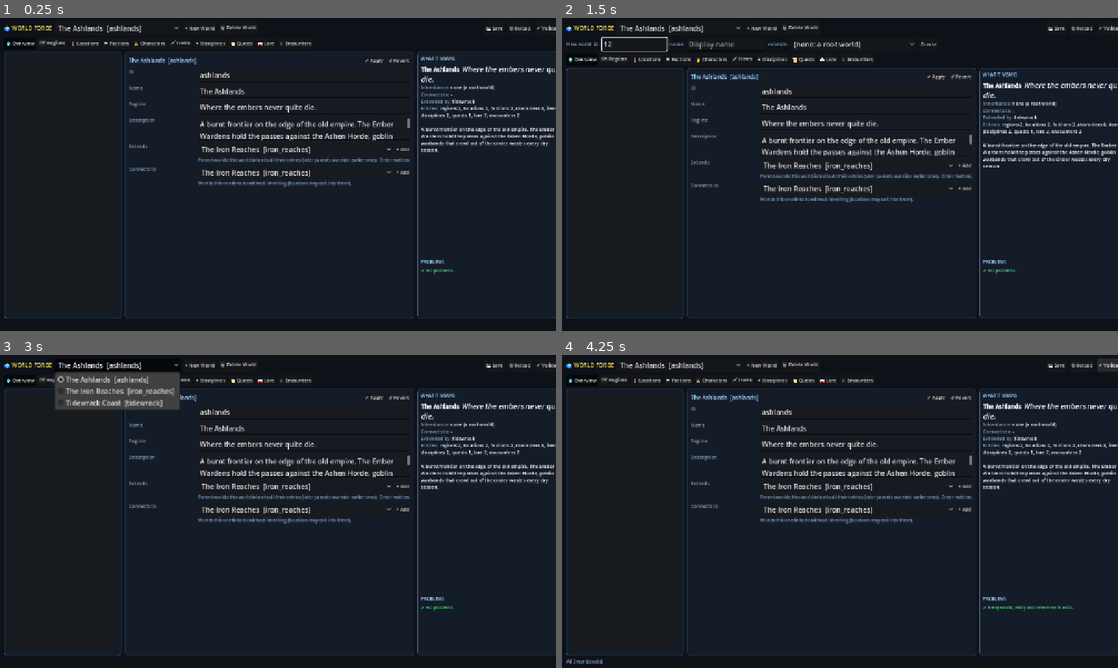
Above: before the commit, frames 1-4 (two rows, left to right).
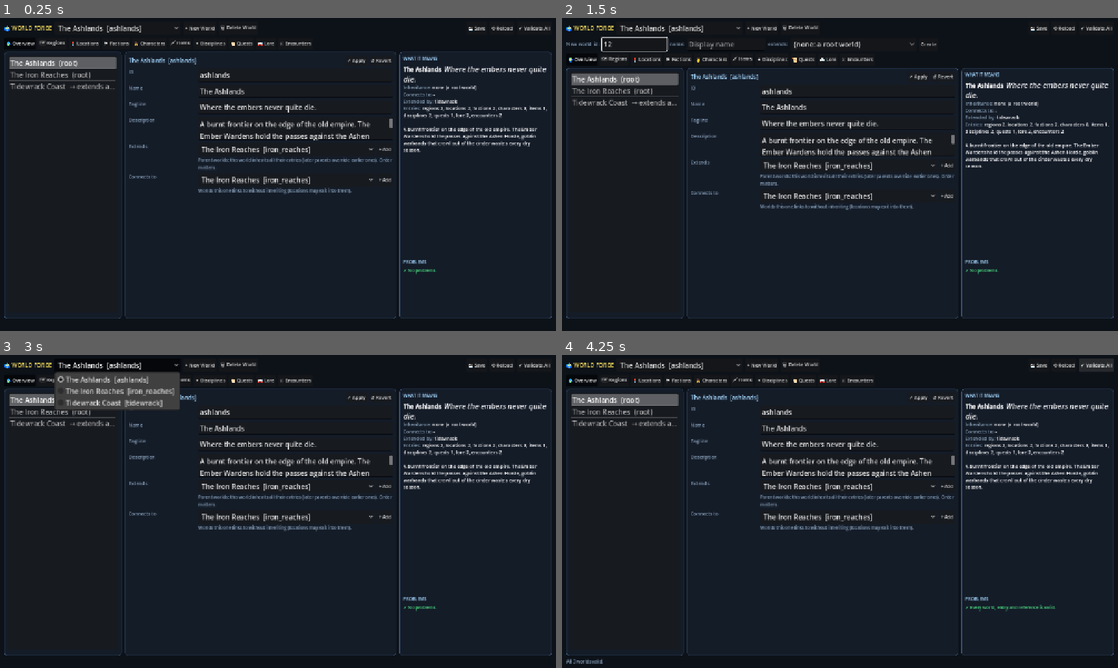
Above: after the commit, the same moments.

Repository: 6lackwin9/tactical-rpg
Game: Godot game, scene res://scenes/world_forge.tscn
Same seed, same stepped clock (60 frames per second), same inputs: the game is played once before the commit and once after it. This scene is started directly instead of the project's main scene.
Inputs (mouse positions are in pixels of both pictures, inside the frame that each line leads up to):
- Up to frame 1 (0.25 s): no input
- Up to frame 2 (1.5 s): click "+ New World" at 0.5 s; click (634, 43) at 1.27 s; type "12" at 1.35 s
- Up to frame 3 (3 s): click (166, 380) at 1.5 s; type "Alex" at 1.58 s; click "+ New World" at 2 s; click "The Ashlands [ashlands]" at 2.75 s
- Up to frame 4 (4.25 s): click "✔ Validate All" at 3.5 s

The runs differ from the first frame. In frame 1, 5.4% of the frame differs, in the area x 1-100%, y 2-96%; in frame 2, 5.4%; in frame 3, 4.9%; in frame 4, 5.5%, in the area x 1-100%, y 1-96%.

Commit message:
fix(world-forge): wrap form hints so the Overview no longer clips; list worlds in Overview
- empty-list hints under Extends/Connects to were unwrapped labels that forced the
  form wider than the window and pushed the preview panel off-screen
- Overview's left list now shows every world with its parents (click to switch)

Co-Authored-By: Claude Sonnet 5.5 <noreply@anthropic.com>

Diff:
--- a/scripts/ui/forge/forge_form.gd
+++ b/scripts/ui/forge/forge_form.gd
@@ -248,7 +248,10 @@
 	add_row.add_child(add_btn)
 	box.add_child(add_row)
 	if current.is_empty():
-		box.add_child(UiTheme.label(str(f.get("help", "(empty)")), UiTheme.FONT_SM, UiTheme.COL_MUTED))
+		var hint: Label = UiTheme.label(str(f.get("help", "(empty)")), UiTheme.FONT_SM, UiTheme.COL_MUTED)
+		hint.autowrap_mode = TextServer.AUTOWRAP_WORD_SMART   # a long hint must never widen the form
+		hint.custom_minimum_size.x = 60
+		box.add_child(hint)
 	return box
 
 func _stats_widget(f: Dictionary, value: Variant) -> Control:
--- a/scripts/ui/world/world_forge.gd
+++ b/scripts/ui/world/world_forge.gd
@@ -328,8 +328,7 @@
 		btn.set_pressed_no_signal(str(k) == kind)
 
 func _open_manifest() -> void:
-	_list.clear()
-	_list_refs.clear()
+	_list_worlds()
 	_inherit_note.visible = false
 	form.visible = not world_id.is_empty()
 	if world_id.is_empty():
@@ -340,10 +339,28 @@
 	draft_dirty = false
 	_refresh_side_panels()
 
-func refresh_list() -> void:
+# Overview: the left list shows every world (click to switch), with its inheritance.
+func _list_worlds() -> void:
 	_list.clear()
 	_list_refs.clear()
-	if kind == OVERVIEW or world_id.is_empty():
+	for w: String in WorldCatalog.world_ids():
+		var m: Dictionary = WorldCatalog.manifest(w)
+		var parents: Array[String] = WorldCatalog._strings(m.get("extends", []))
+		var extra: String = ("  ⇢ extends %s" % ", ".join(parents)) if not parents.is_empty() else "  (root)"
+		_list.add_item("%s%s" % [str(m.get("name", w)), extra])
+		_list.set_item_tooltip(_list.item_count - 1, w)
+		_list_refs.append(w)
+		if w == world_id:
+			_list.select(_list.item_count - 1)
+
+func refresh_list() -> void:
+	if kind == OVERVIEW:
+		_list_worlds()
+		_update_dirty_label()
+		return
+	_list.clear()
+	_list_refs.clear()
+	if world_id.is_empty():
 		_update_dirty_label()
 		return
 	var needle: String = _search.text.strip_edges().to_lower()
@@ -373,6 +390,10 @@
 
 # Opens entry `ref` (a local id or qualified id): own entries are editable, inherited ones read-only.
 func select(ref: String, force: bool = false) -> void:
+	if kind == OVERVIEW:
+		if ref != world_id:
+			set_world(ref)
+		return
 	if not force and not commit_draft():
 		refresh_list()
 		return
